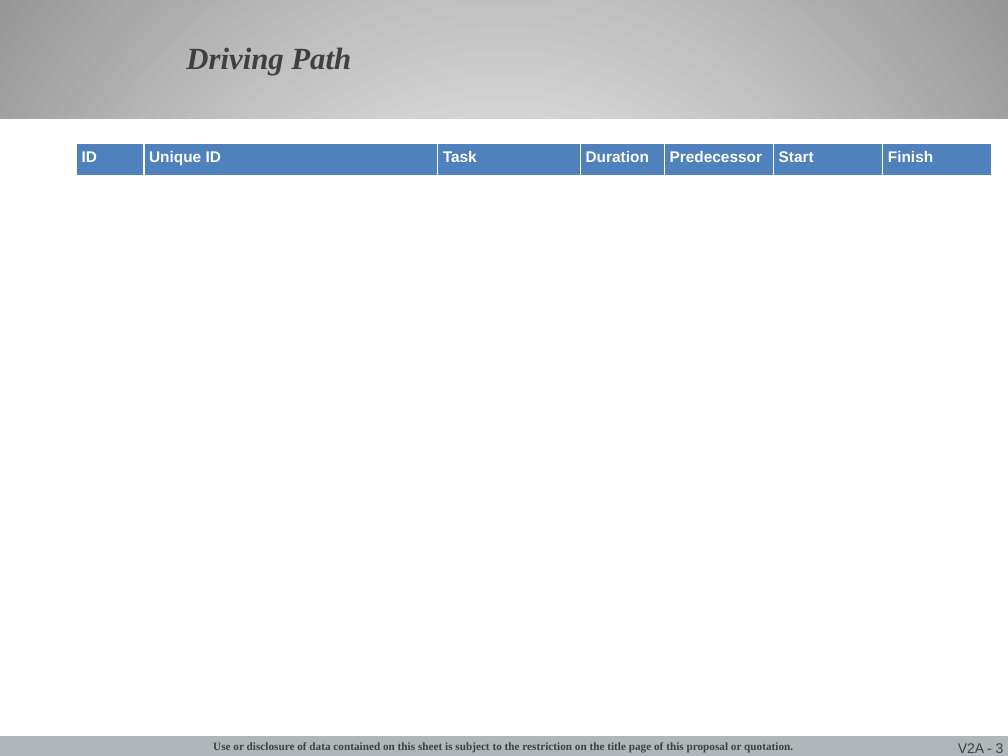
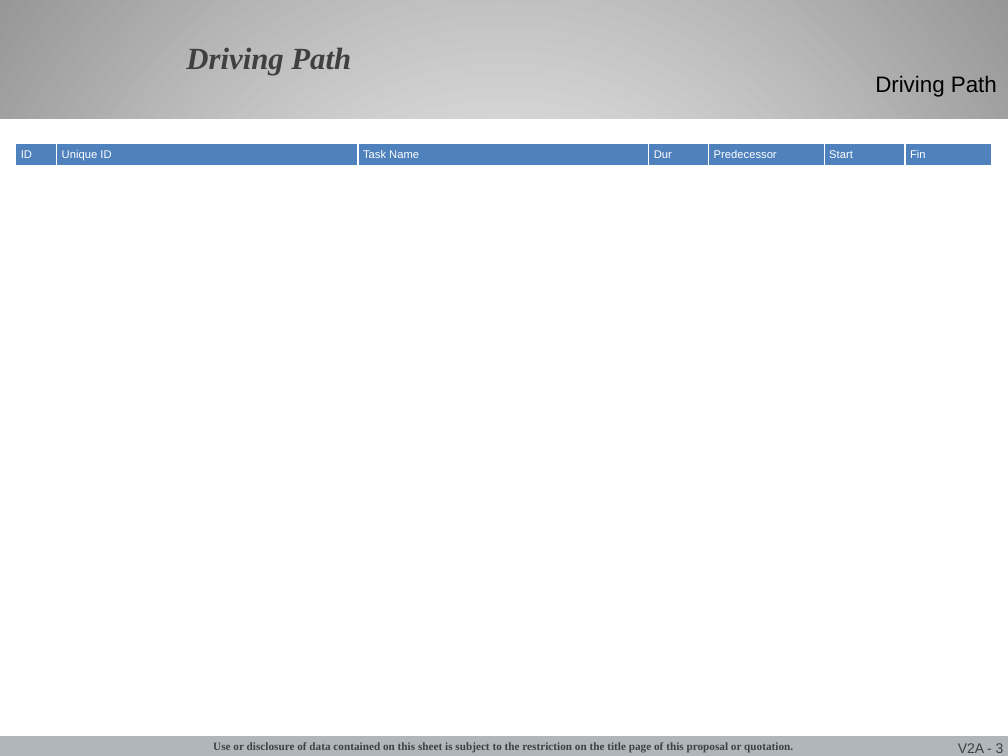
Before and after one commit to jgoodso2/PMMP, a slide deck: slide 3 of PMMPresentation/Modules/Templates/PMM Template.pptx. Drawn at 1008x756 pixels with LibreOffice and Linux fonts; fonts in the diff are those of the drawing; background and template pictures are left out. Boxes give left, top, right and bottom in pixels: in the first picture for what was removed or moved away, otherwise in the second. Text is boxed around its words. In the diff, an @@ line names an element or a change of style, - is before the commit and + after.

Commit message:
Late Task business rules revisited and Finish date issue in Driving Path slide grid fixed

```diff
--- a/PMMPresentation/Modules/Templates/PMM Template.pptx
+++ b/PMMPresentation/Modules/Templates/PMM Template.pptx
@@ text added at [875, 76, 997, 97], 16 pt, text #000000 @@
+Driving Path
@@ table at [16, 144, 993, 167] @@
-row 1: ID | Unique ID | Task | Duration | Predecessor | Start | Finish
+row 1: ID | Unique ID | Task Name | Dur | Predecessor | Start | Fin
@@ size 11 to 8 pt, bold off in "ID", "Unique ID", "Predecessor", "Start" @@
@@ table: place and size @@
-table at [77, 144, 991, 177]
+table at [16, 144, 993, 167]
```
Also in this commit, not shown: 4 other slides changed, 37 other files.
